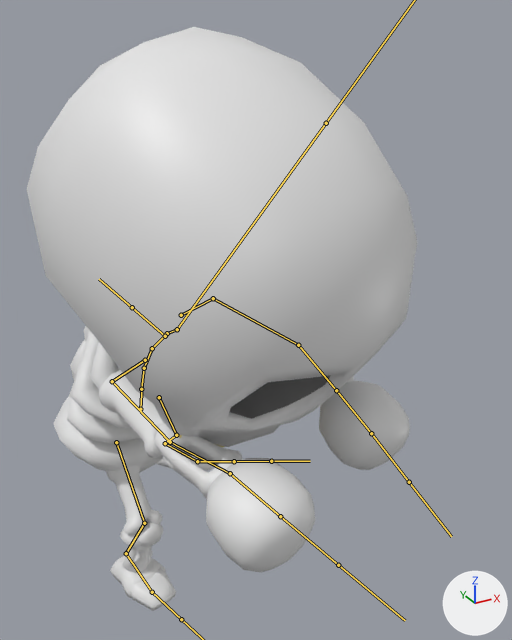
Renders of the FBX model Assets/Models/Enemies/skeleton.fbx from each side of a commit.
Both versions are drawn from a camera (50 mm lens) standing at (-0.589, -1.675, 1.351) and looking at (0.158, -0.316, 0.671). Lighting does not change. The marker at lower right points along +X, +Y and +Z. Both versions are drawn at frame 33 of the action 'Skeleton|Walk'; the numbers are the values there. The bones that bend it are drawn over the model as lines.

Objects in the first picture: 'body_arms', 'body_head', 'body_legs', 'body_torso'.
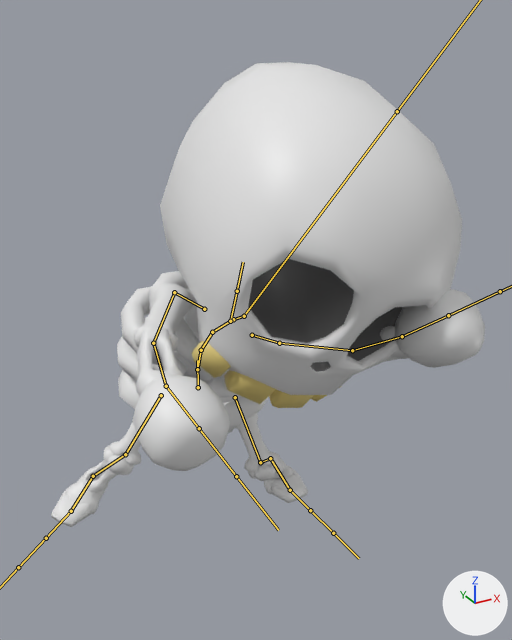
Diff of the bpy script that builds the scene:
```diff
--- a/Assets/Models/Enemies/skeleton.fbx.py
+++ b/Assets/Models/Enemies/skeleton.fbx.py
@@ bone_hips @@
 bone_hips = bpy.data.objects['Skeleton'].pose.bones['Hips']
-bone_hips.location = (-0.08, -0.07, 0.121)
-bone_hips.rotation_quaternion = (0.939, 0.093, 0.331, -0.001)  # degrees (13, 38, 4)
+bone_hips.location = (0.137, -0.123, 0.002)
+bone_hips.rotation_quaternion = (0.964, 0.081, -0.254, 0.003)  # degrees (10, -29, -2)
@@ bone_spine @@
 bone_spine = bpy.data.objects['Skeleton'].pose.bones['Spine']  # child of 'Hips'
-bone_spine.rotation_quaternion = (0.997, 0.055, -0.004, 0.056)  # degrees (6, -1, 6)
+bone_spine.rotation_quaternion = (0.996, 0.045, 0.012, -0.072)  # degrees (5, 2, -8)
@@ bone_spine1 @@
 bone_spine1 = bpy.data.objects['Skeleton'].pose.bones['Spine1']  # child of 'Spine'
-bone_spine1.rotation_quaternion = (0.992, 0.116, 0.007, 0.057)  # degrees (13, 0, 7)
+bone_spine1.rotation_quaternion = (0.987, 0.096, 0.011, -0.126)  # degrees (11, 3, -14)
@@ bone_spine2 @@
 bone_spine2 = bpy.data.objects['Skeleton'].pose.bones['Spine2']  # child of 'Spine1'
-bone_spine2.rotation_quaternion = (0.992, 0.12, 0.006, 0.048)  # degrees (14, 0, 6)
+bone_spine2.rotation_quaternion = (0.987, 0.095, -0.008, -0.128)  # degrees (11, 0, -15)
@@ bone_neck @@
 bone_neck = bpy.data.objects['Skeleton'].pose.bones['Neck']  # child of 'Spine2'
-bone_neck.rotation_quaternion = (0.995, 0.085, -0.044, 0.041)  # degrees (10, -5, 4)
+bone_neck.rotation_quaternion = (0.996, 0.08, 0.013, -0.024)  # degrees (9, 2, -3)
@@ bone_head @@
 bone_head = bpy.data.objects['Skeleton'].pose.bones['Head']  # child of 'Neck'
-bone_head.rotation_quaternion = (0.971, -0.167, -0.152, -0.081)  # degrees (-18, -19, -6)
+bone_head.rotation_quaternion = (0.953, -0.285, 0.082, 0.056)  # degrees (-33, 11, 4)
@@ bone_leftshoulder @@
 bone_leftshoulder = bpy.data.objects['Skeleton'].pose.bones['LeftShoulder']  # child of 'Spine2'
-bone_leftshoulder.rotation_quaternion = (0.924, -0.329, 0.061, 0.183)  # degrees (-37, 14, 18)
+bone_leftshoulder.rotation_quaternion = (0.972, -0.219, 0.019, -0.077)  # degrees (-25, 0, -9)
@@ bone_leftarm @@
 bone_leftarm = bpy.data.objects['Skeleton'].pose.bones['LeftArm']  # child of 'LeftShoulder'
-bone_leftarm.rotation_quaternion = (0.77, 0.095, -0.405, 0.484)  # degrees (-21, -46, 73)
+bone_leftarm.rotation_quaternion = (0.715, -0.301, -0.487, 0.401)  # degrees (-67, -27, 77)
@@ bone_leftforearm @@
 bone_leftforearm = bpy.data.objects['Skeleton'].pose.bones['LeftForeArm']  # child of 'LeftArm'
-bone_leftforearm.rotation_quaternion = (0.946, 0.0, 0.0, 0.323)  # degrees (0, 0, 38)
+bone_leftforearm.rotation_quaternion = (0.988, -0.1, 0.0, 0.119)  # degrees (-11, 1, 14)
@@ bone_lefthand @@
 bone_lefthand = bpy.data.objects['Skeleton'].pose.bones['LeftHand']  # child of 'LeftForeArm'
-bone_lefthand.rotation_quaternion = (0.998, 0.023, -0.066, -0.008)  # degrees (3, -8, -1)
+bone_lefthand.rotation_quaternion = (0.996, -0.068, -0.058, -0.022)  # degrees (-8, -7, -2)
@@ bone_rightshoulder @@
 bone_rightshoulder = bpy.data.objects['Skeleton'].pose.bones['RightShoulder']  # child of 'Spine2'
-bone_rightshoulder.rotation_quaternion = (0.988, -0.041, 0.053, 0.138)  # degrees (-4, 7, 16)
+bone_rightshoulder.rotation_quaternion = (0.995, -0.053, 0.057, 0.069)  # degrees (-6, 7, 8)
@@ bone_rightarm @@
 bone_rightarm = bpy.data.objects['Skeleton'].pose.bones['RightArm']  # child of 'RightShoulder'
-bone_rightarm.rotation_quaternion = (0.666, -0.14, 0.341, -0.649)  # degrees (-41, 16, -94)
+bone_rightarm.rotation_quaternion = (0.674, 0.068, 0.28, -0.681)  # degrees (-19, 28, -95)
@@ bone_rightforearm @@
 bone_rightforearm = bpy.data.objects['Skeleton'].pose.bones['RightForeArm']  # child of 'RightArm'
-bone_rightforearm.rotation_quaternion = (0.993, 0.0, 0.0, -0.119)  # degrees (0, 0, -14)
+bone_rightforearm.rotation_quaternion = (0.981, 0.013, 0.0, -0.193)  # degrees (1, 0, -22)
@@ bone_righthand @@
 bone_righthand = bpy.data.objects['Skeleton'].pose.bones['RightHand']  # child of 'RightForeArm'
-bone_righthand.rotation_quaternion = (0.988, 0.071, -0.112, 0.076)  # degrees (7, -13, 8)
+bone_righthand.rotation_quaternion = (0.978, 0.04, -0.099, -0.177)  # degrees (7, -10, -21)
@@ bone_leftupleg @@
 bone_leftupleg = bpy.data.objects['Skeleton'].pose.bones['LeftUpLeg']  # child of 'Hips'
-bone_leftupleg.rotation_quaternion = (0.971, 0.078, -0.075, 0.211)  # degrees (7, -10, 24)
+bone_leftupleg.rotation_quaternion = (0.957, 0.216, -0.015, 0.195)  # degrees (24, -7, 22)
@@ bone_leftleg @@
 bone_leftleg = bpy.data.objects['Skeleton'].pose.bones['LeftLeg']  # child of 'LeftUpLeg'
-bone_leftleg.rotation_quaternion = (0.98, -0.173, 0.001, 0.093)  # degrees (-20, 2, 10)
+bone_leftleg.rotation_quaternion = (0.859, -0.512, 0.023, 0.015)  # degrees (-62, 3, 0)
@@ bone_leftfoot @@
 bone_leftfoot = bpy.data.objects['Skeleton'].pose.bones['LeftFoot']  # child of 'LeftLeg'
-bone_leftfoot.rotation_quaternion = (0.958, 0.098, -0.25, -0.095)  # degrees (15, -27, -15)
+bone_leftfoot.rotation_quaternion = (0.908, 0.326, -0.252, 0.071)  # degrees (40, -30, -2)
@@ bone_lefttoebase @@
 bone_lefttoebase = bpy.data.objects['Skeleton'].pose.bones['LeftToeBase']  # child of 'LeftFoot'
-bone_lefttoebase.rotation_quaternion = (0.994, 0.113, 0.0, 0.001)  # degrees (13, 0, 0)
+bone_lefttoebase.rotation_quaternion = (1.0, 0.017, -0.004, -0.001)  # degrees (2, 0, 0)
@@ bone_rightupleg @@
 bone_rightupleg = bpy.data.objects['Skeleton'].pose.bones['RightUpLeg']  # child of 'Hips'
-bone_rightupleg.rotation_quaternion = (0.885, 0.41, 0.138, -0.173)  # degrees (47, 23, -12)
+bone_rightupleg.rotation_quaternion = (0.947, 0.204, 0.046, -0.245)  # degrees (22, 11, -27)
@@ bone_rightleg @@
 bone_rightleg = bpy.data.objects['Skeleton'].pose.bones['RightLeg']  # child of 'RightUpLeg'
-bone_rightleg.rotation_quaternion = (0.866, -0.494, 0.011, 0.072)  # degrees (-59, 5, 7)
+bone_rightleg.rotation_quaternion = (0.982, -0.117, 0.02, -0.148)  # degrees (-14, 0, -17)
@@ bone_rightfoot @@
 bone_rightfoot = bpy.data.objects['Skeleton'].pose.bones['RightFoot']  # child of 'RightLeg'
-bone_rightfoot.rotation_quaternion = (0.987, 0.157, 0.03, 0.007)  # degrees (18, 3, 1)
+bone_rightfoot.rotation_quaternion = (0.951, -0.113, 0.285, 0.05)  # degrees (-13, 34, 2)
```

Location of each change, (x1, y1, x2, y2) in pixels of the pictures (512 x 640 px):
'body_head', posed (23% narrower, 18% shorter): before (27, 27, 418, 447); after (160, 62, 462, 408)
'body_arms', posed: before (99, 370, 410, 572); after (132, 283, 485, 471)
'body_torso', posed: before (53, 326, 163, 473); after (117, 271, 268, 433)
'body_legs', posed: before (106, 455, 212, 611); after (51, 414, 308, 527)
bone 'Hips', root to tip: before (140, 409) to (142, 378); after (198, 387) to (197, 360)
bone 'Spine', root to tip: before (141, 389) to (144, 368); after (197, 369) to (201, 350)
bone 'Spine1', root to tip: before (144, 368) to (152, 348); after (201, 350) to (212, 332)
bone 'Spine2', root to tip: before (152, 348) to (167, 333); after (212, 332) to (234, 319)
bone 'Neck', root to tip: before (167, 333) to (177, 329); after (233, 319) to (244, 316)
bone 'Head', root to tip: before (177, 329) to (326, 123); after (244, 316) to (397, 111)
bone 'LeftShoulder', root to tip: before (181, 315) to (213, 298); after (252, 335) to (279, 343)
bone 'LeftArm', root to tip: before (213, 298) to (298, 345); after (279, 343) to (352, 350)
bone 'LeftForeArm', root to tip: before (298, 345) to (336, 390); after (352, 350) to (402, 336)
bone 'LeftHand', root to tip: before (336, 390) to (371, 433); after (402, 336) to (448, 315)
bone 'RightShoulder', root to tip: before (145, 360) to (112, 381); after (204, 309) to (174, 292)
bone 'RightArm', root to tip: before (112, 381) to (170, 442); after (174, 292) to (153, 343)
bone 'RightForeArm', root to tip: before (170, 442) to (230, 473); after (153, 343) to (166, 386)
bone 'RightHand', root to tip: before (230, 473) to (280, 516); after (166, 386) to (199, 428)
bone 'LeftUpLeg', root to tip: before (159, 397) to (176, 435); after (235, 397) to (260, 462)
bone 'LeftLeg', root to tip: before (176, 435) to (165, 443); after (260, 462) to (270, 458)
bone 'LeftFoot', root to tip: before (165, 443) to (197, 461); after (270, 458) to (290, 490)
bone 'LeftToeBase', root to tip: before (197, 461) to (234, 461); after (290, 490) to (310, 510)
bone 'RightUpLeg', root to tip: before (116, 442) to (144, 523); after (161, 395) to (125, 454)
bone 'RightLeg', root to tip: before (144, 523) to (126, 553); after (125, 454) to (93, 476)
bone 'RightFoot', root to tip: before (126, 553) to (152, 592); after (93, 476) to (71, 511)
